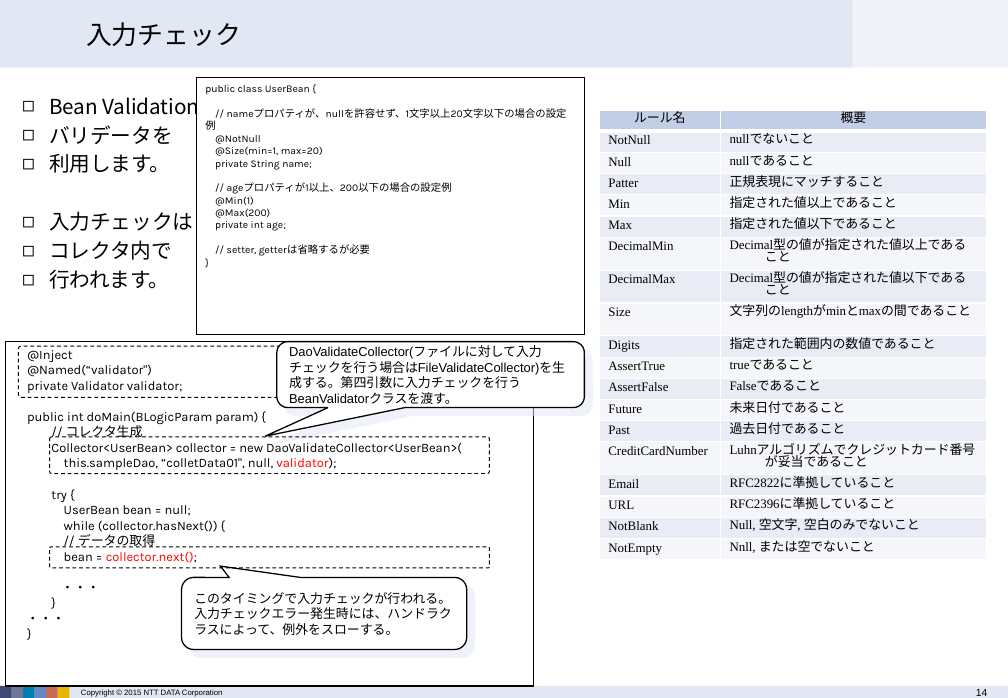
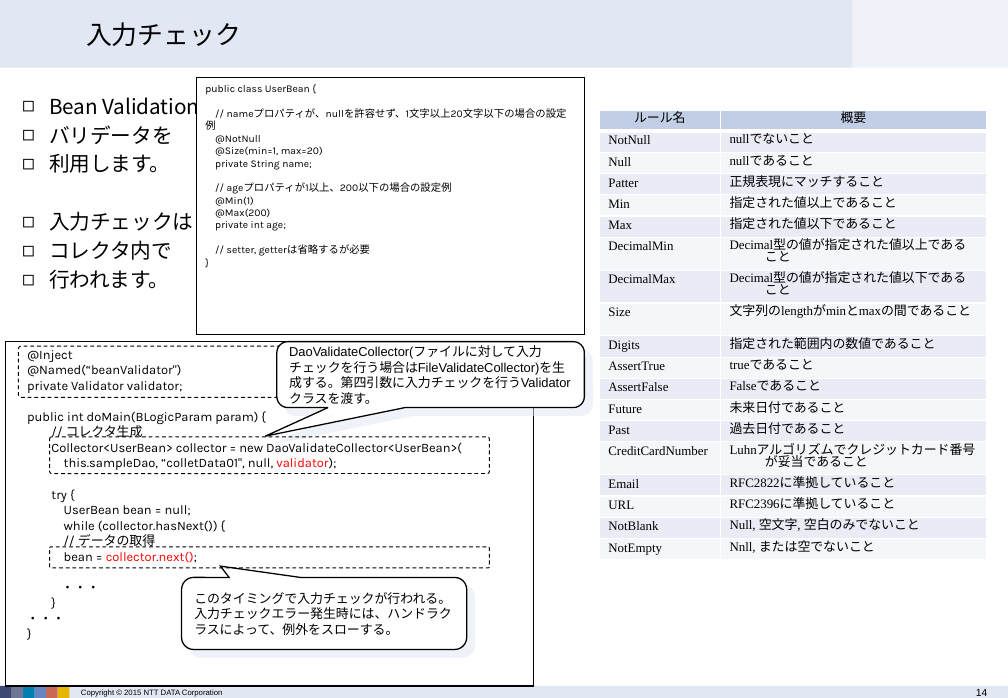
Before and after one commit to terasoluna-batch/terasoluna-doc, a slide deck: slide 14 of architecture/TERASOLUNA Batch Framework for Java Version 3.x 説明資料.pptx. Drawn at 1008x698 pixels with LibreOffice and Linux fonts; fonts in the diff are those of the drawing; background and template pictures are left out. Boxes give left, top, right and bottom in pixels: in the first picture for what was removed or moved away, otherwise in the second. Text is boxed around its words. In the diff, an @@ line names an element or a change of style, - is before the commit and + after.

```diff
--- a/architecture/TERASOLUNA Batch Framework for Java Version 3.x 説明資料.pptx
+++ b/architecture/TERASOLUNA Batch Framework for Java Version 3.x 説明資料.pptx
@@ text in rounded speech box at box(289, 346, 579, 399): text changed @@
-DaoValidateCollector(ファイルに対して入力チェックを行う場合はFileValidateCollector)を生成する。第四引数に入力チェックを行うBeanValidatorクラスを渡す。
+DaoValidateCollector(ファイルに対して入力チェックを行う場合はFileValidateCollector)を生成する。第四引数に入力チェックを行うValidatorクラスを渡す。
@@ text in rectangle at box(27, 364, 181, 377): text changed @@
-@Named(“validator")
+@Named(“beanValidator")
```
Also in this commit, not shown: 6 other slides changed, 1 other file.
